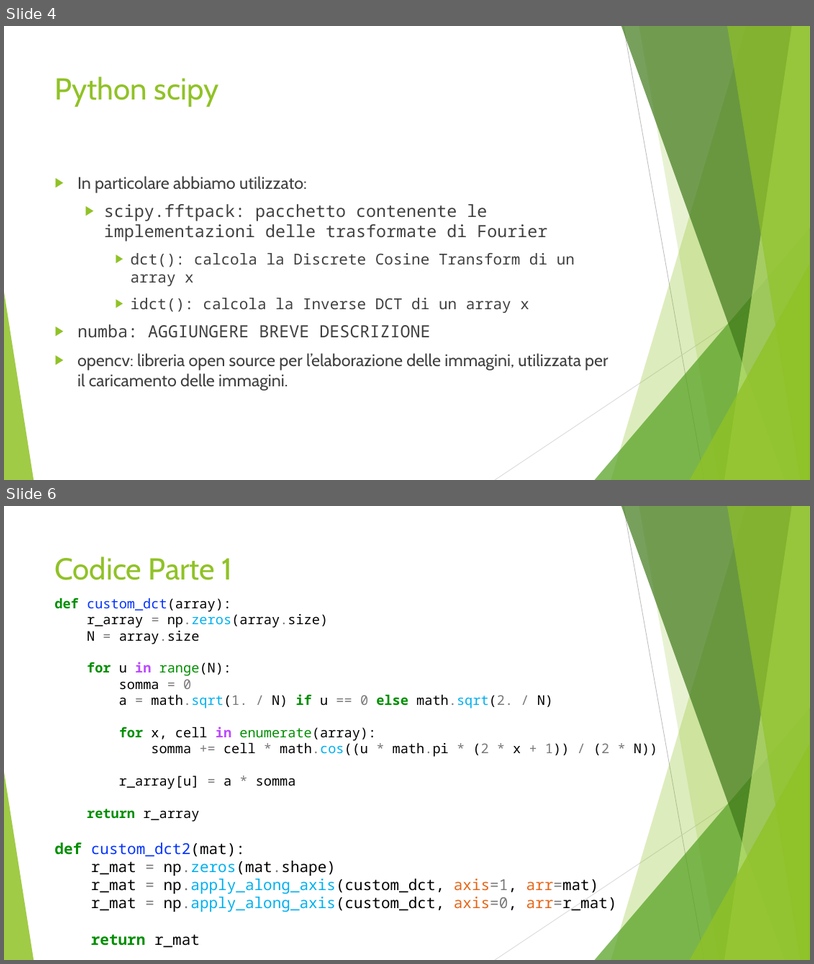
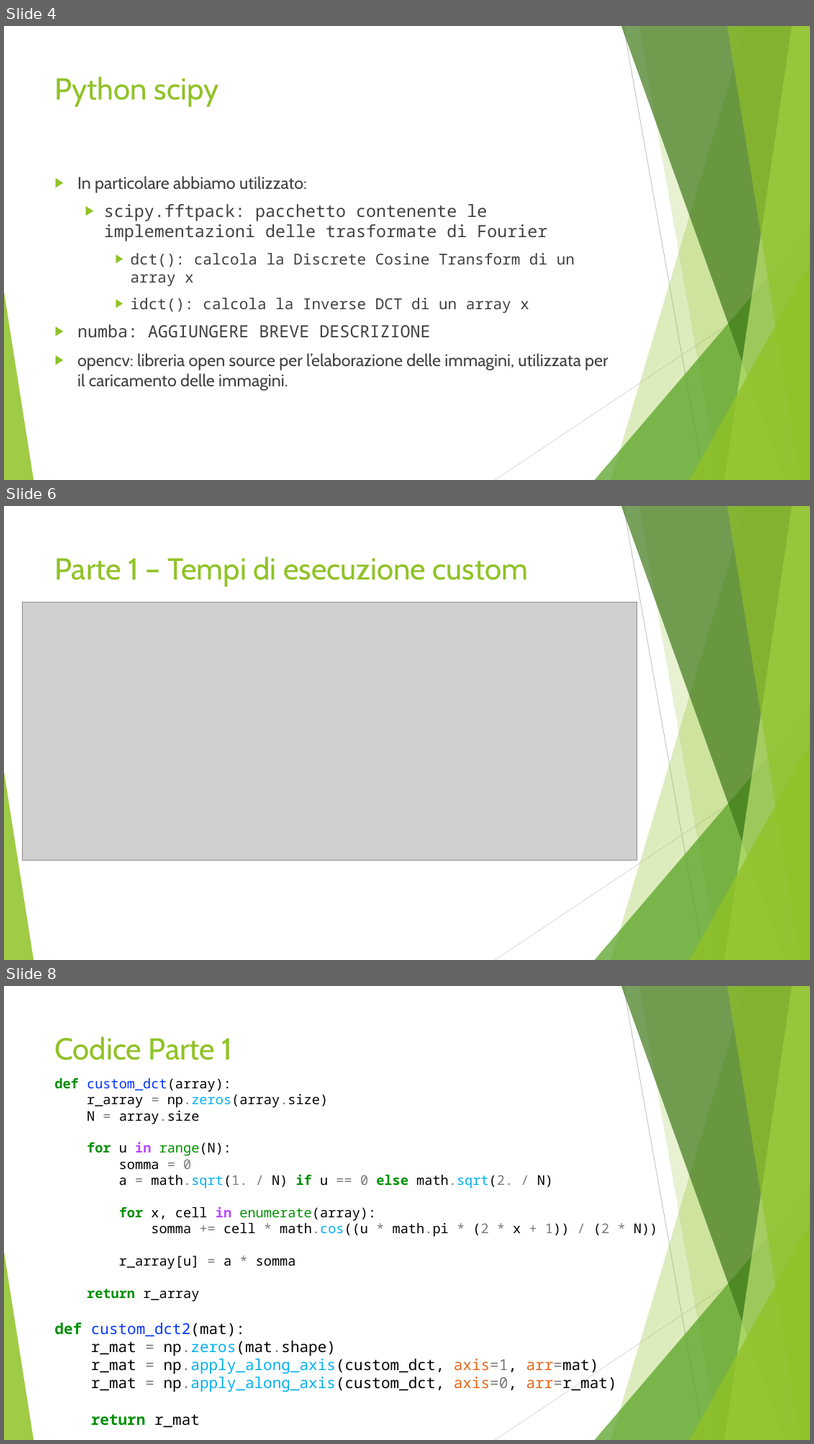
Before and after one commit to CostantiniMatteo/progetto-mcs, a slide deck: progetto2/presentazione.pptx. Shown one above the other, each under a label of ours: slides 4 and 6 before the commit, slides 4, 6 and 8 after it; the slides between them are not shown. The pictures are 814x964 and 814x1444 pixels, drawn with LibreOffice and Linux fonts; fonts in the diff are those of the drawing; grey boxes stand for pictures. Boxes give left, top, right and bottom in pixels: in the first picture for what was removed or moved away, otherwise in the second. Text is boxed around its words. In the diff, an @@ line names an element or a change of style, - is before the commit and + after.

```diff
--- a/progetto2/presentazione.pptx
+++ b/progetto2/presentazione.pptx
@@ slide 6 added at (4, 506, 810, 960), background #FFFFFF; not listed: 10 template elements that a slide beside it also shows @@
@@ title added at (55, 556, 528, 587), 36 pt, text #90C226 @@
+Parte 1 – Tempi di esecuzione custom
@@ picture added at (22, 602, 638, 860) @@
@@ what was slide 6 is now slide 8 @@
```
Also in this commit, not shown: 2 slides changed, 1 other slide added.
